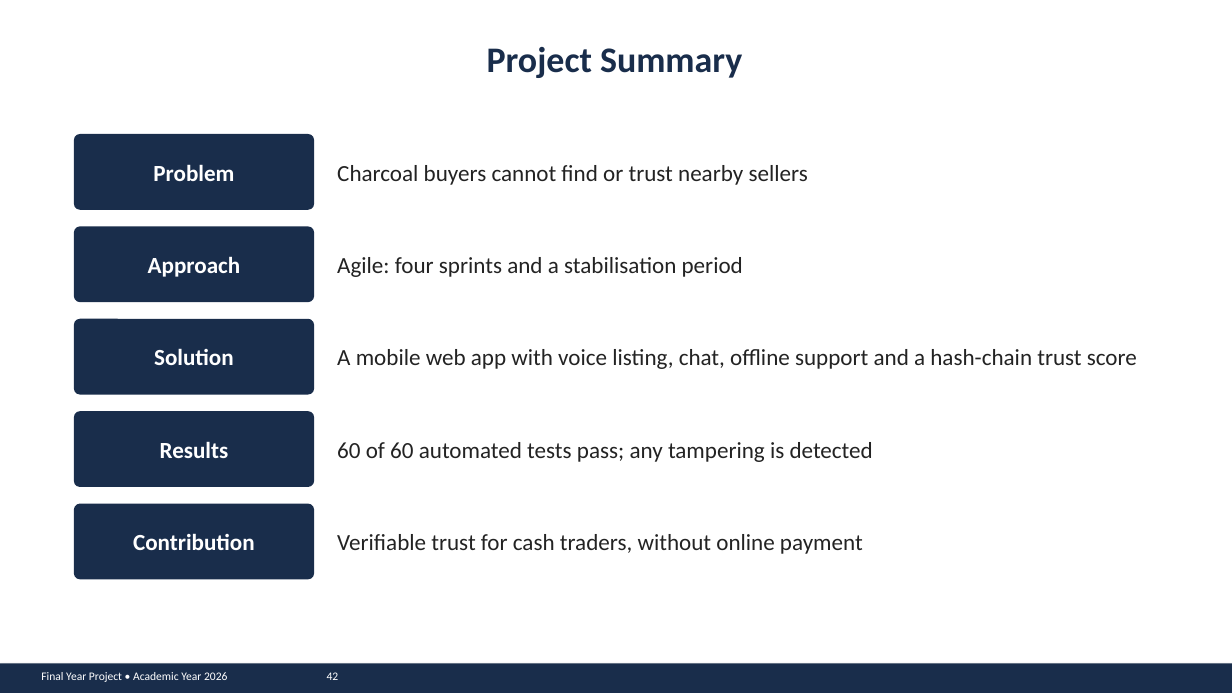
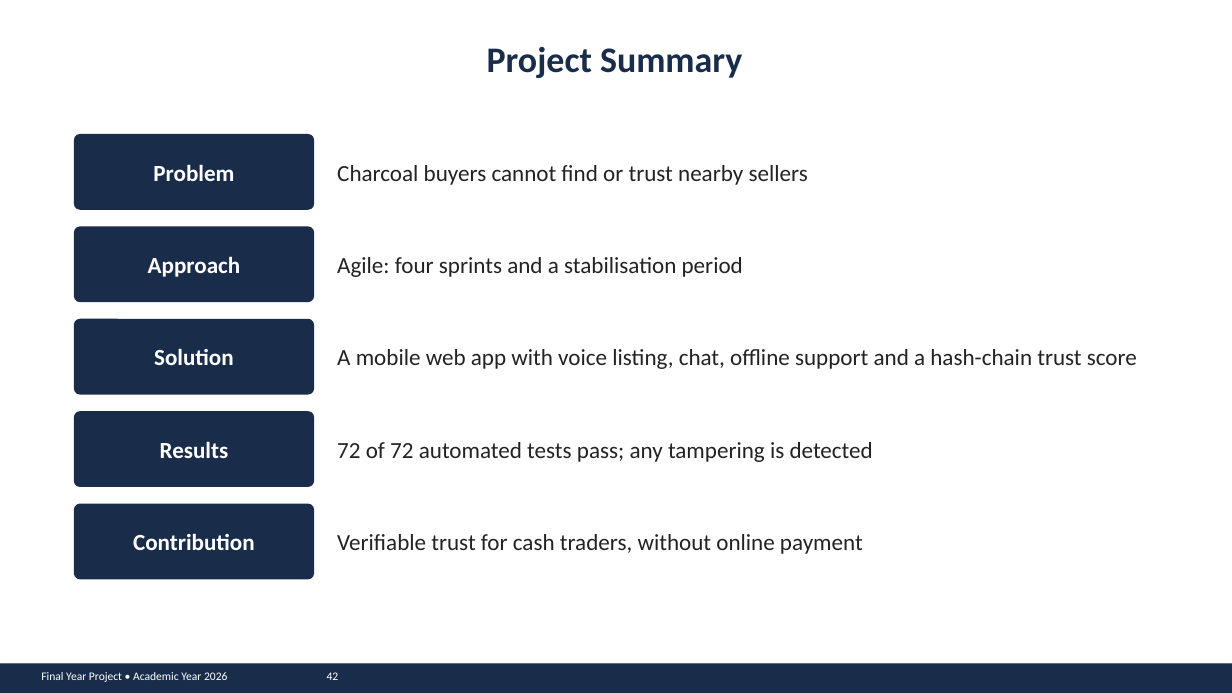
Before and after one commit to john-chola/ZamMarket, a slide deck: slide 42 of docs/presentation/ZamMarket_Presentation.pptx. Drawn at 1232x693 pixels with LibreOffice and Linux fonts; fonts in the diff are those of the drawing. Boxes give left, top, right and bottom in pixels: in the first picture for what was removed or moved away, otherwise in the second. Text is boxed around its words. In the diff, an @@ line names an element or a change of style, - is before the commit and + after.

```diff
--- a/docs/presentation/ZamMarket_Presentation.pptx
+++ b/docs/presentation/ZamMarket_Presentation.pptx
@@ text at (337, 442, 873, 462): text changed @@
-60 of 60 automated tests pass; any tampering is detected
+72 of 72 automated tests pass; any tampering is detected
```
Also in this commit, not shown: 12 other slides changed, 1 other file.
